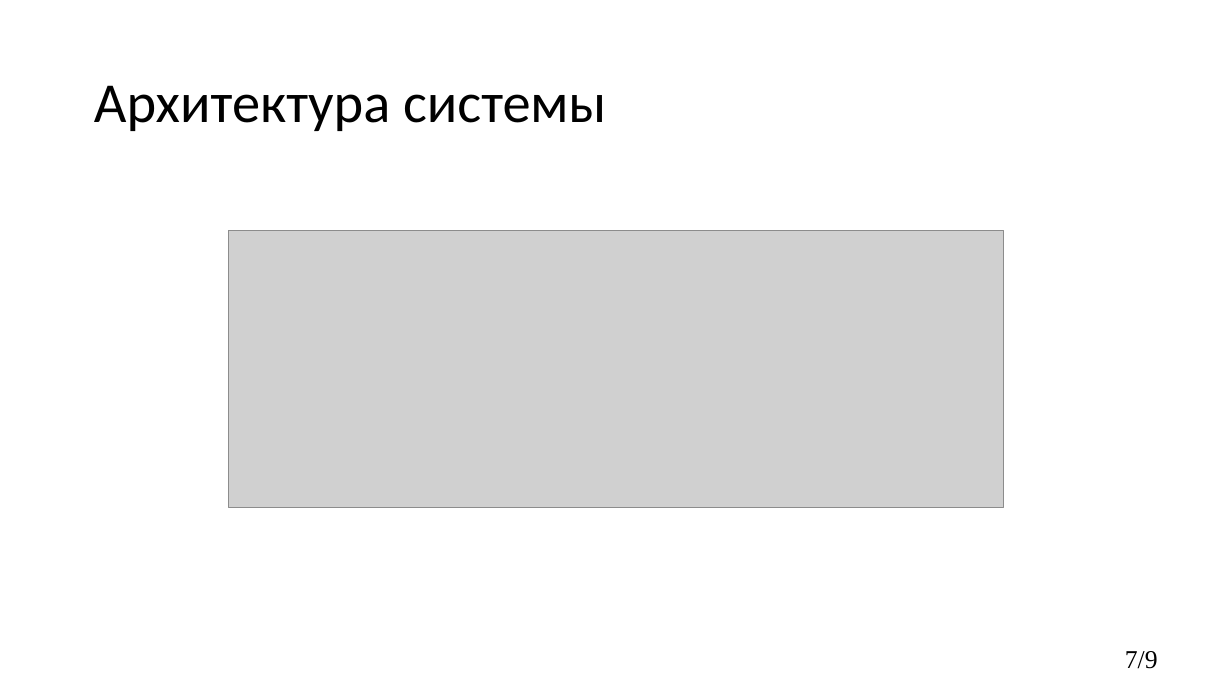
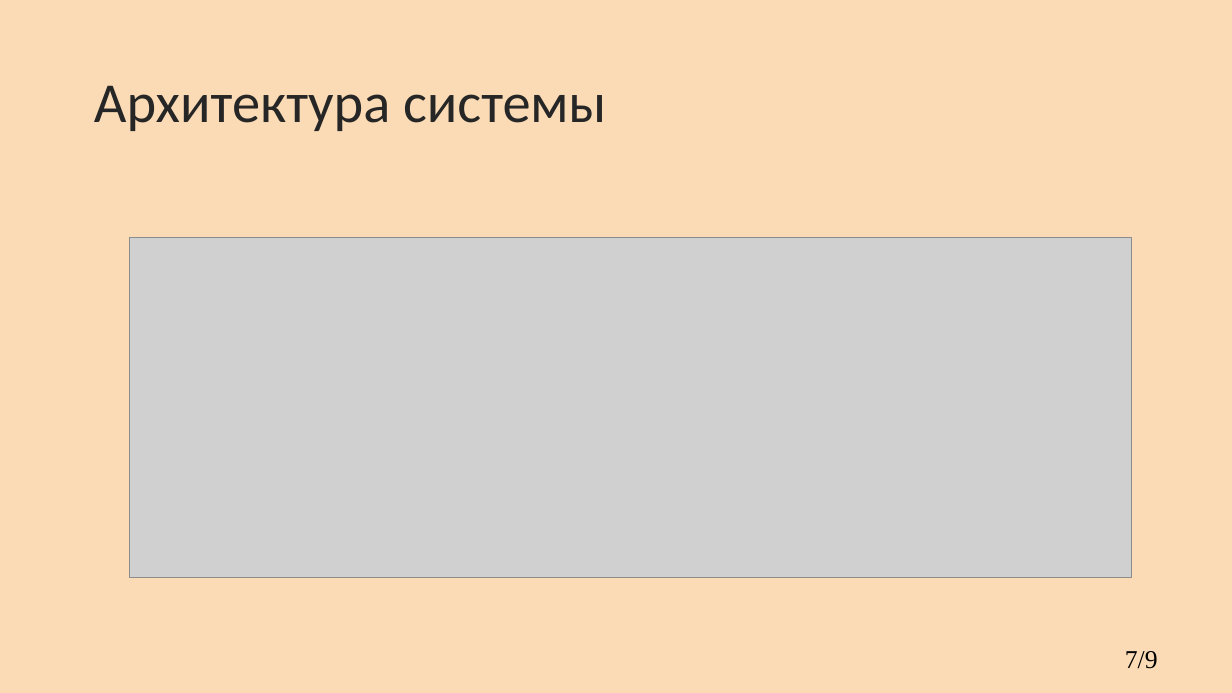
Before and after one commit to kkerra/CourseProject, a slide deck: slide 7 of кп.pptx. Drawn at 1232x693 pixels with LibreOffice and Linux fonts; fonts in the diff are those of the drawing; grey boxes stand for pictures; background and template pictures are left out. Boxes give left, top, right and bottom in pixels: in the first picture for what was removed or moved away, otherwise in the second. Text is boxed around its words. In the diff, an @@ line names an element or a change of style, - is before the commit and + after.

```diff
--- a/кп.pptx
+++ b/кп.pptx
@@ background #FFFFFF to #FADBB5 @@
@@ title "Архитектура системы" at (94,85,606,131): text colour #000000 to #262626 @@
@@ picture: place and size @@
-picture at (228,230,1004,507)
+picture at (129,238,1132,578)
```
Also in this commit, not shown: 9 other slides changed, 2 other files.
